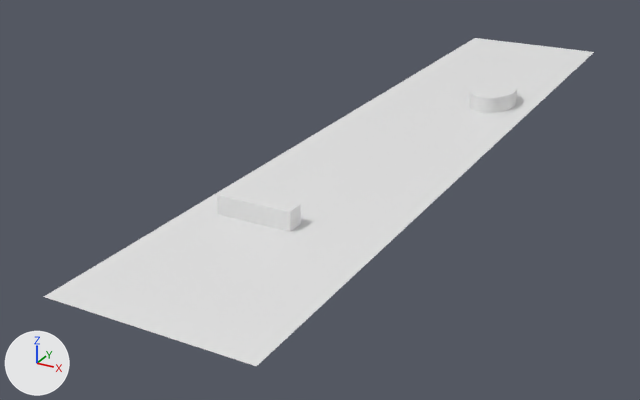
The Blender file 3dRun2/stage/blender/stage2.blend as it was, and as the next commit left it.
Camera for both pictures: a 50 mm lens placed at (38.8, -93.3, 35.3), pointed at (-7.9, -8.4, -7.1). The axes (+X, +Y, +Z) are drawn at lower left. The lights are the same throughout.

The older version as bpy lines, for what is in view:
```python
me_円柱 = bpy.data.meshes.new('円柱')
me_円柱.from_pydata(...)  # a 500-sided cylinder along z spanning x -1.0..1.0, y -1.0..1.0, z -1.0..1.0
me_平面 = bpy.data.meshes.new('平面')
me_平面.from_pydata([(-1.0, -1.0, 0.0), (1.0, -1.0, 0.0), (-1.0, 1.0, 0.0), (1.0, 1.0, 0.0)], [], [(0, 1, 3, 2)])
me_立方体 = bpy.data.meshes.new('立方体')
me_立方体.from_pydata(...)  # a box spanning x -1.0..1.0, y -1.0..1.0, z -1.0..1.0
ob_ground = bpy.data.objects.new('ground', me_平面)
ob_ground.location = (0.0, 0.0, 0.0)
ob_ground.scale = (10.0, 50.0, 1.0)
ob_obstacle1 = bpy.data.objects.new('obstacle1', me_立方体)
ob_obstacle1.location = (-2.9, -29.36, 1.0)
ob_obstacle1.scale = (4.0, 1.0, 1.0)
ob_obstacle2 = bpy.data.objects.new('obstacle2', me_円柱)
ob_obstacle2.location = (4.68, 16.04, 1.0)
ob_obstacle2.scale = (2.82, 4.4, 1.0)
```
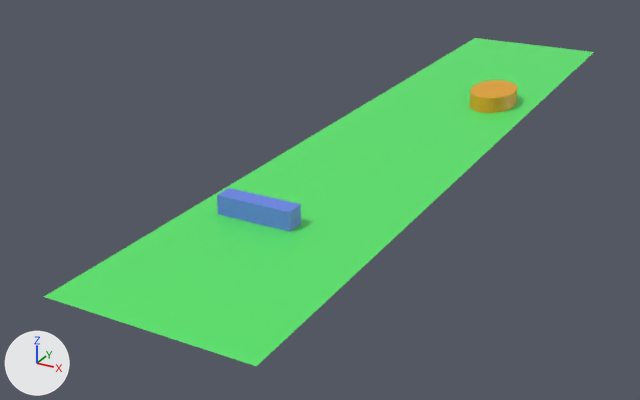
Location of each change, [x1, y1, x2, y2] in pixels of the pictures (640 x 400 px):
'ground', recoloured (white to green): [44, 38, 594, 366] in both
'obstacle1', recoloured (white to blue): [217, 188, 301, 232] in both
'obstacle2', recoloured: [469, 80, 517, 113] in both

Edits to the bpy script that builds the scene:
```text
Add mat_マテリアル_002:
    mat_マテリアル_002 = principled_material('マテリアル.002')
    mat_マテリアル_002.base_color = (0.801, 0.383, 0.0203)  # orange #e7a627
Add mat_マテリアル_001:
    mat_マテリアル_001 = principled_material('マテリアル.001')
    mat_マテリアル_001.base_color = (0.144, 0.24, 0.801)  # blue #6a86e7
Add mat_マテリアル:
    mat_マテリアル = principled_material('マテリアル')
    mat_マテリアル.base_color = (0.1, 0.8, 0.15)  # green #59e76c
Change me_平面:
    where me_平面.from_pydata(...)  # 4 vertices, 1 face; spans x -1.0..1.0, y -1.0..1.0, z 0.0
    add me_平面.materials.append(mat_マテリアル)  # green #59e76c
Change me_立方体:
    where me_立方体.from_pydata(...)  # 8 vertices, 6 faces; spans x -1.0..1.0, y -1.0..1.0, z -1.0..1.0
    add me_立方体.materials.append(mat_マテリアル_001)  # blue #6a86e7
Change me_円柱:
    where me_円柱.from_pydata(...)  # 1000 vertices, 502 faces; spans x -1.0..1.0, y -1.0..1.0, z -1.0..1.0
    add me_円柱.materials.append(mat_マテリアル_002)  # orange #e7a627
```
